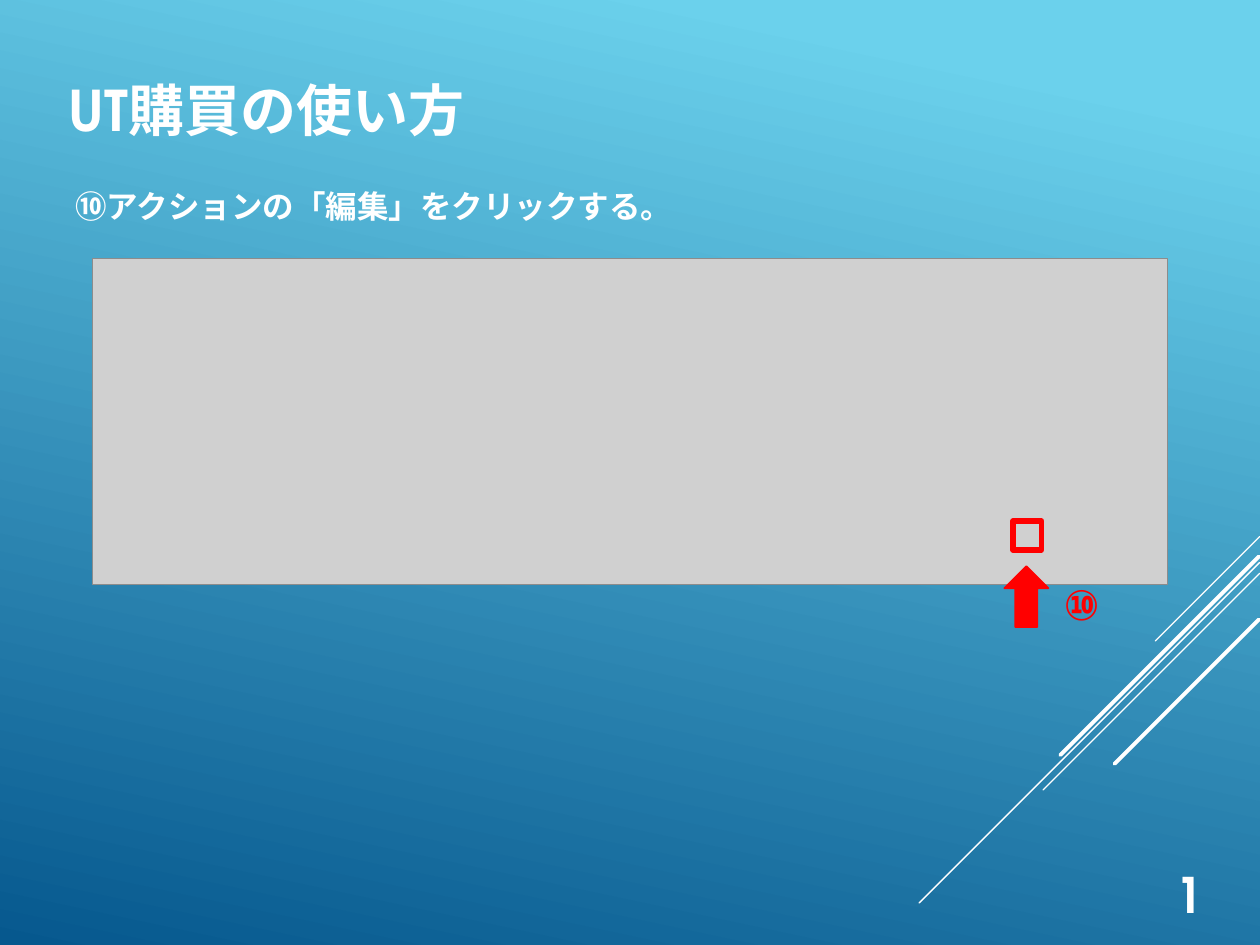
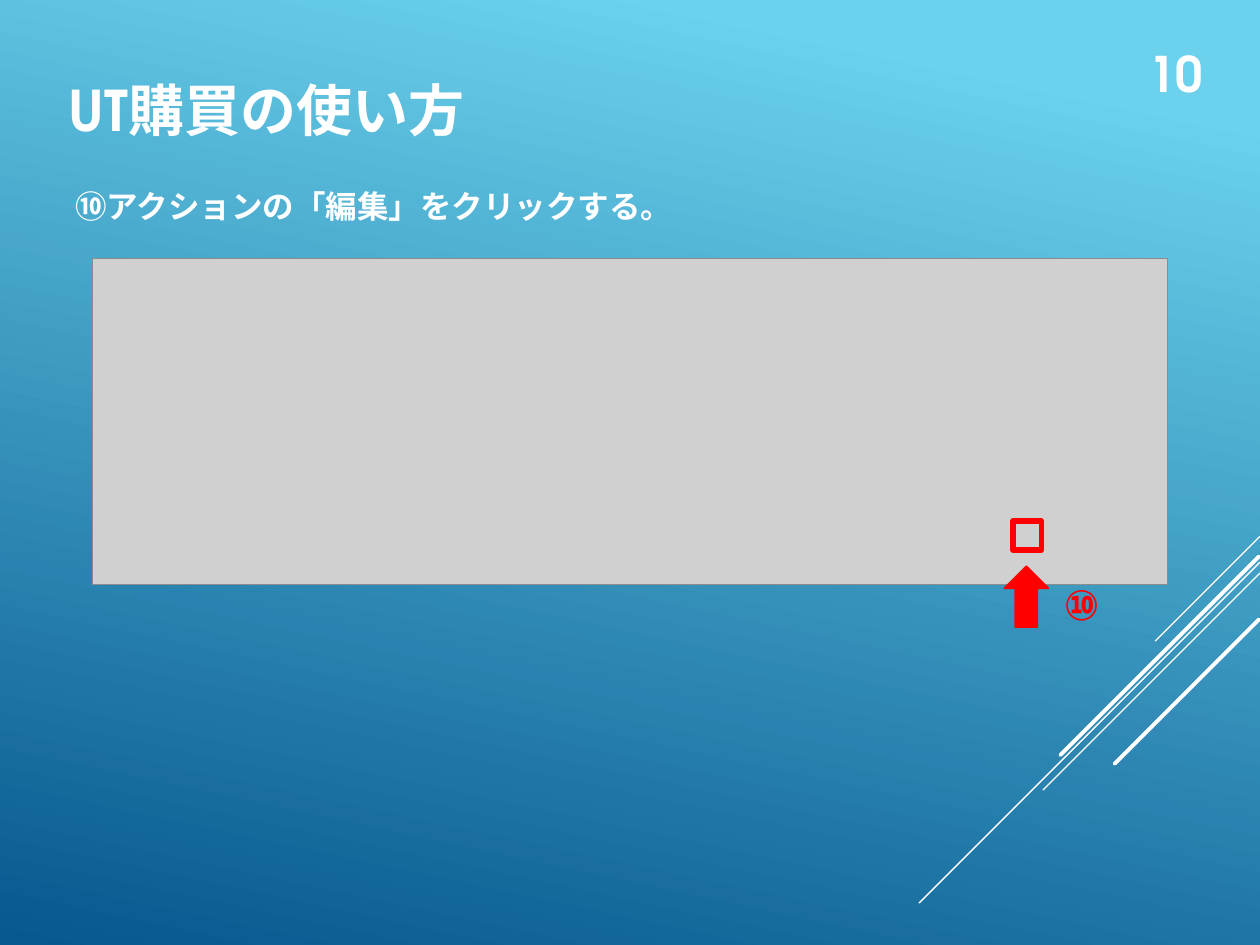
Before and after one commit to whcitizen/citizen-_task, a slide deck: slide 12 of 05_lab_orientation/庶務のお仕事.pptx (slide 14 before the commit). Drawn at 1260x945 pixels with LibreOffice and Linux fonts; fonts in the diff are those of the drawing; grey boxes stand for pictures. Boxes give left, top, right and bottom in pixels: in the first picture for what was removed or moved away, otherwise in the second. Text is boxed around its words. In the diff, an @@ line names an element or a change of style, - is before the commit and + after.

```diff
--- a/05_lab_orientation/庶務のお仕事.pptx
+++ b/05_lab_orientation/庶務のお仕事.pptx
@@ text added at [1148,55,1203,93], 28 pt, text #FFFFFF, bold @@
+10
@@ text removed at [1176,876,1203,913] @@
-1
```
Also in this commit, not shown: 14 other slides changed, 2 slides added, 2 slides removed.
